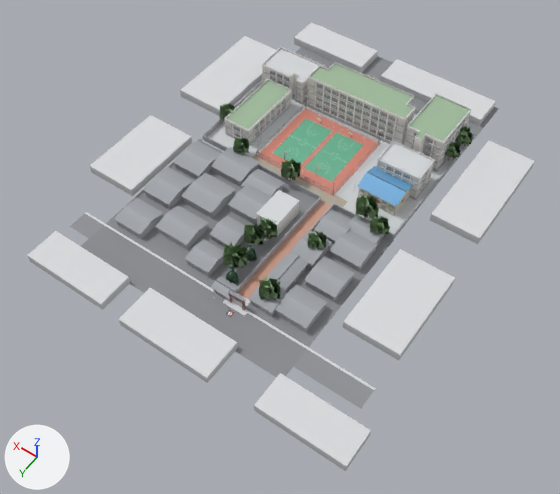
An edit to the glTF model public/models/east-campus.glb, drawn before and after from the same camera.
The view is the same before and after, from a 50 mm camera at (-106.0, 194.0, 224.0) aimed at (0.0, 46.0, -8.0). Every picture has the same lights, and +X, +Y and +Z are marked at lower left. The first picture is the older version. Where no turn or scale is listed for an object, it has been applied to the vertices. Vertices at exactly the same position are counted once.

In view in the first picture: 'Campus_Ground_East', 'Context_East', 'E-B1', 'E-B2', 'E-B3', 'E-B4', 'E-B5', 'E-G1', 'E-N1', 'E-P1'.
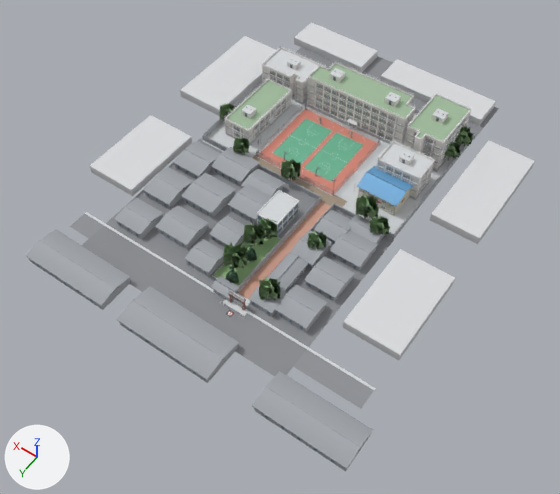
Where the newer file only moved an object's origin or applied its transform, the numbers keep the older frame.

The change, as a list of edits to the scene's bpy script:
```text
Add mat_mat_context_window:
    mat_mat_context_window = bpy.data.materials.new('Mat_Context_Window')
    # nodes: BsdfPrincipled, Mix, OutputMaterial, VertexColor
    # colours: greyish blue #86a0b5, mixed with the vertex colours
Change me_context_east:
    used by ob_context_east; location = (5.0, 23.5, 5.8)
    remove me_context_east.from_pydata(...)  # 1732 vertices, 1509 faces; spans x -74.0..74.0, y -86.0..86.0, z -6.0..6.0
    add me_context_east.from_pydata(...)  # 4272 vertices, 4481 faces; spans x -75.0..74.0, y -86.0..87.0, z -6.0..6.0
    me_context_east part 1: 17 vertices moved within x -38.0..47.0, y -13.0..25.0, z -2.0..1.0; 38 vertices removed from x -38.0..49.0, y -14.0..53.0, z -6.0..1.0; 1858 vertices added at x -39.0..49.0, y -13.0..55.0, z -6.0..2.0
    me_context_east part 2: 480 vertices added at x -75.0..62.0, y 70.0..87.0, z -6.0..-1.0
    me_context_east part 3: 20 faces spanning x -74.0..61.0, y 71.0..86.0, z -6.0..-2.0 switch from mat_mat_contexthutong to mat_mat_pbr_qingzhuan
    other edits to the shape of me_context_east do not show in these pictures
    add me_context_east.materials.append(mat_mat_whitealu)
    add me_context_east.materials.append(mat_mat_darksteel)
    add me_context_east.materials.append(mat_mat_context_window)
```

Location of each change, (x1, y1, x2, y2) in pixels of the pictures (560 x 494 px):
'Context_East', reshaped: before (27, 22, 535, 471); after (25, 22, 535, 472)
part 1 of me_context_east, built on: before (186, 112, 389, 302); after (114, 140, 389, 333)
part 2 of me_context_east, added: after (25, 229, 373, 472)
part 3 of me_context_east, recoloured: before (28, 231, 371, 466); after (119, 322, 238, 383)
